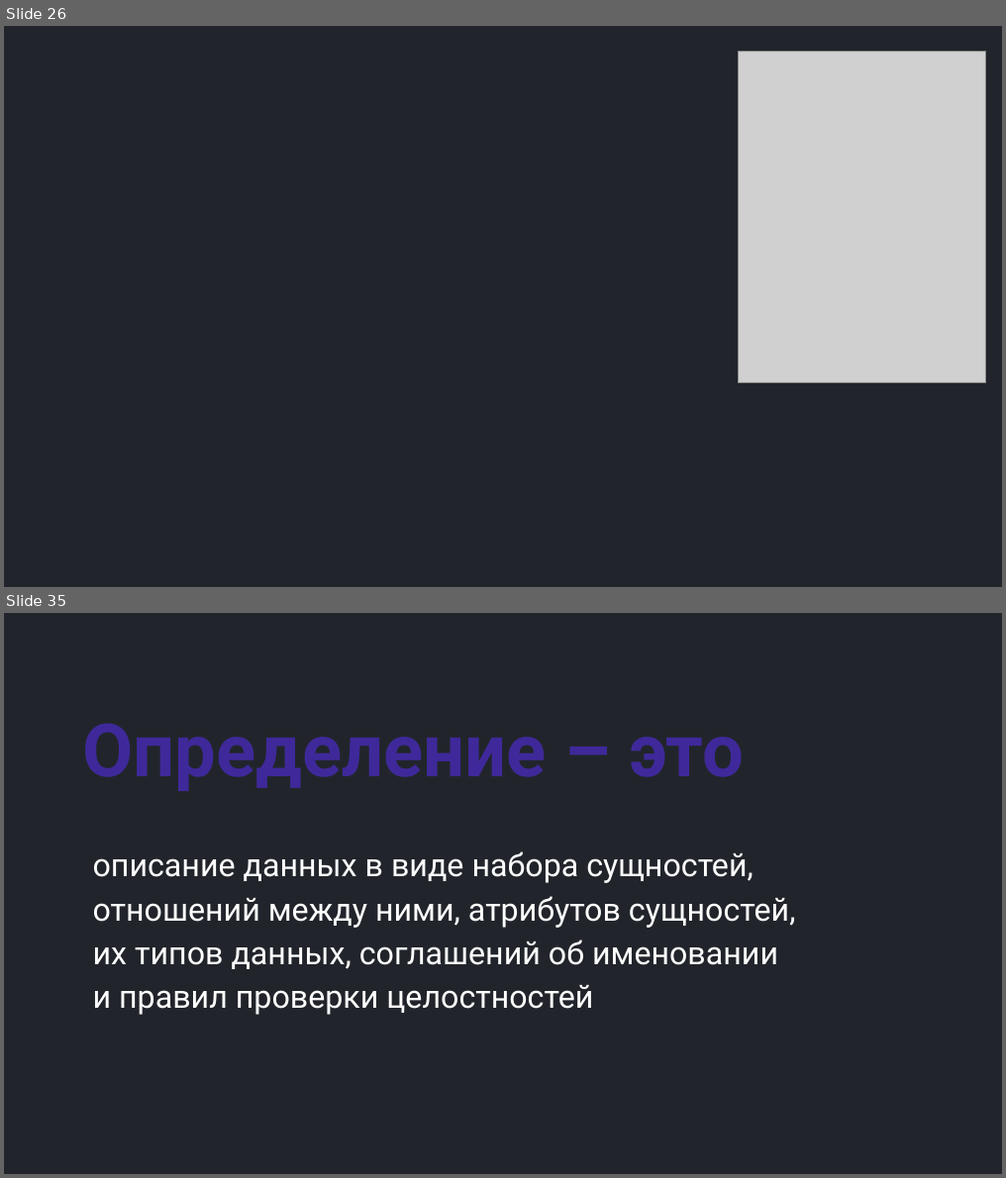
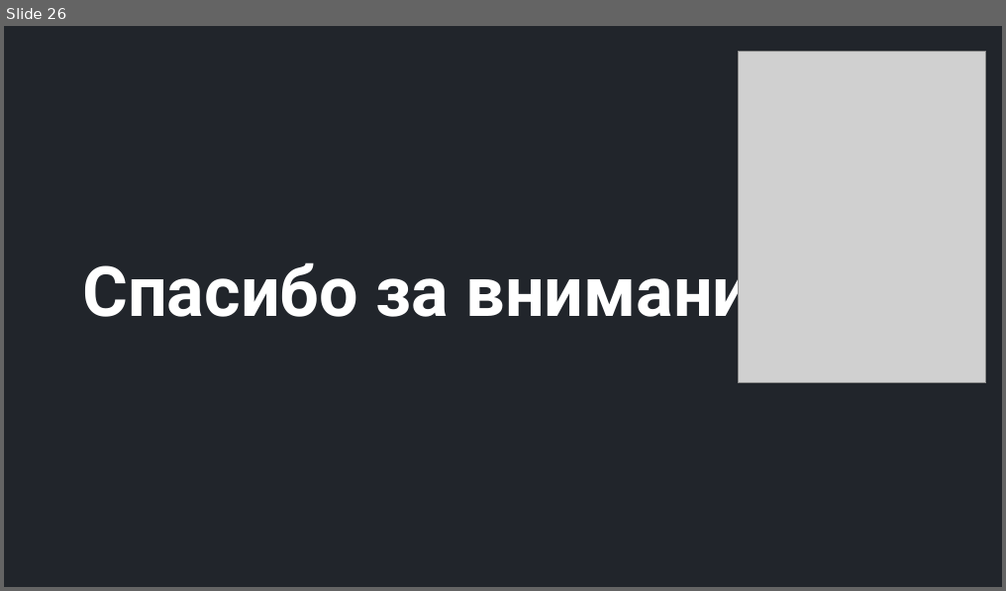
Before and after one commit to semusv/Bank_analyzer, a slide deck: bank_analyzer.pptx. Shown one above the other, each under a label of ours: slides 26 and 35 before the commit, slide 26 after it; the slides between them are not shown. The pictures are 1006x1178 and 1006x591 pixels, drawn with LibreOffice and Linux fonts; fonts in the diff are those of the drawing; grey boxes stand for pictures; background and template pictures are left out. Boxes give left, top, right and bottom in pixels: in the first picture for what was removed or moved away, otherwise in the second. Text is boxed around its words. In the diff, an @@ line names an element or a change of style, - is before the commit and + after.

```diff
--- a/bank_analyzer.pptx
+++ b/bank_analyzer.pptx
@@ slide 35 removed at box(4, 613, 1002, 1174), background #21252B @@
@@ text removed at box(82, 723, 745, 791) @@
-Определение – это
@@ text removed at box(93, 852, 796, 1015) @@
-описание данных в виде набора сущностей, отношений между ними, атрибутов сущностей,
-их типов данных, соглашений об именовании
-и правил проверки целостностей
@@ slide 26 changed as well @@
@@ title "Спасибо за внимание!" at box(82, 253, 808, 332): text colour #21252B to #FFFFFF @@
```
Also in this commit, not shown: 21 other slides changed, 3 slides added, 34 other slides removed, 14 other files.
